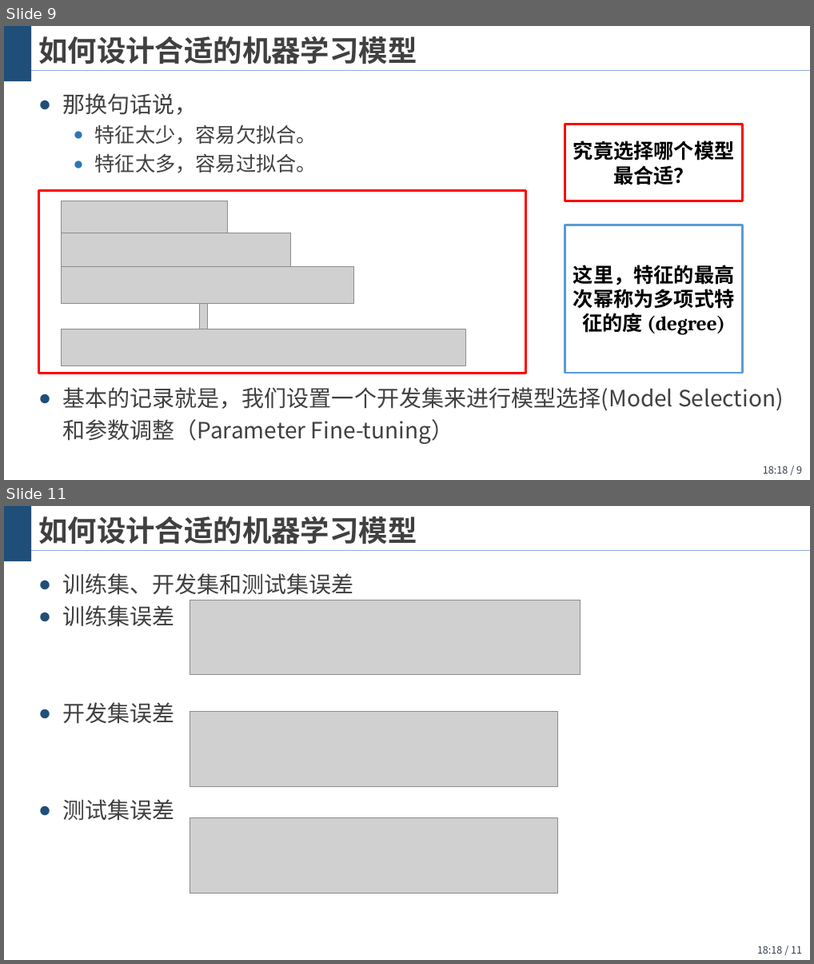
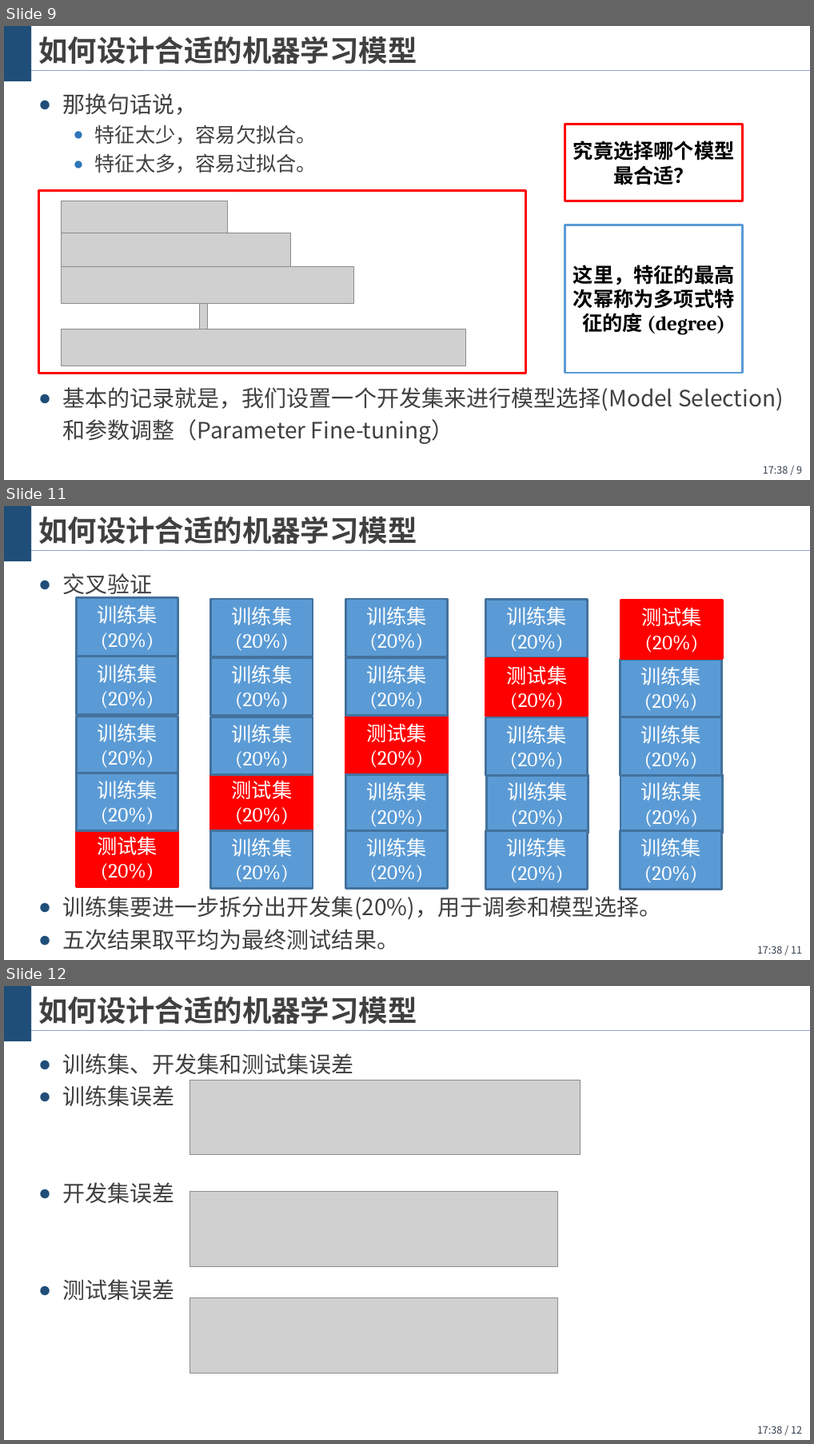
Before and after one commit to wangjin0818/Artificial_Intelligence_2021, a slide deck: chapter 04 - kNN，Naive Bayes，Decision Tree and Random Forest/统计机器学习方法.pptx. Shown one above the other, each under a label of ours: slides 9 and 11 before the commit, slides 9, 11 and 12 after it; the slides between them are not shown. The pictures are 814x964 and 814x1444 pixels, drawn with LibreOffice and Linux fonts; fonts in the diff are those of the drawing; grey boxes stand for pictures; background and template pictures are left out. Boxes give left, top, right and bottom in pixels: in the first picture for what was removed or moved away, otherwise in the second. Text is boxed around its words. In the diff, an @@ line names an element or a change of style, - is before the commit and + after.

```diff
--- a/chapter 04 - kNN，Naive Bayes，Decision Tree and Random Forest/统计机器学习方法.pptx
+++ b/chapter 04 - kNN，Naive Bayes，Decision Tree and Random Forest/统计机器学习方法.pptx
@@ slide 11 added at bbox=[4, 506, 810, 960], background #FFFFFF; not listed: 3 template elements that a slide beside it also shows @@
@@ title added at bbox=[38, 516, 417, 544], 26 pt, text #404040, bold @@
+如何设计合适的机器学习模型
@@ text added at bbox=[62, 573, 662, 950], 20 pt, text #404040 @@
+● 交叉验证
+● 训练集要进一步拆分出开发集(20%)，用于调参和模型选择。
+● 五次结果取平均为最终测试结果。
@@ rectangle added at bbox=[77, 598, 178, 656], fill #5B9BD5, outline #43739E 2 pt, 18 pt, text #FFFFFF @@
+训练集
+(20%)
@@ rectangle added at bbox=[211, 599, 313, 656], fill #5B9BD5, outline #43739E 2 pt, 18 pt, text #FFFFFF @@
+训练集
+(20%)
@@ rectangle added at bbox=[346, 599, 447, 656], fill #5B9BD5, outline #43739E 2 pt, 18 pt, text #FFFFFF @@
+训练集
+(20%)
@@ rectangle added at bbox=[486, 600, 588, 658], fill #5B9BD5, outline #43739E 2 pt, 18 pt, text #FFFFFF @@
+训练集
+(20%)
@@ rectangle added at bbox=[621, 600, 722, 659], fill #FF0000, outline #FF0000 2 pt, 18 pt, text #FFFFFF @@
+测试集
+(20%)
@@ rectangle added at bbox=[77, 656, 178, 714], fill #5B9BD5, outline #43739E 2 pt, 18 pt, text #FFFFFF @@
+训练集
+(20%)
@@ rectangle added at bbox=[211, 658, 313, 716], fill #5B9BD5, outline #43739E 2 pt, 18 pt, text #FFFFFF @@
+训练集
+(20%)
@@ rectangle added at bbox=[346, 658, 447, 716], fill #5B9BD5, outline #43739E 2 pt, 18 pt, text #FFFFFF @@
+训练集
+(20%)
@@ rectangle added at bbox=[486, 659, 588, 716], fill #FF0000, outline #FF0000 2 pt, 18 pt, text #FFFFFF @@
+测试集
+(20%)
@@ rectangle added at bbox=[620, 660, 722, 717], fill #5B9BD5, outline #43739E 2 pt, 18 pt, text #FFFFFF @@
+训练集
+(20%)
@@ rectangle added at bbox=[77, 716, 178, 774], fill #5B9BD5, outline #43739E 2 pt, 18 pt, text #FFFFFF @@
+训练集
+(20%)
@@ rectangle added at bbox=[211, 716, 313, 775], fill #5B9BD5, outline #43739E 2 pt, 18 pt, text #FFFFFF @@
+训练集
+(20%)
@@ rectangle added at bbox=[346, 716, 447, 774], fill #FF0000, outline #FF0000 2 pt, 18 pt, text #FFFFFF @@
+测试集
+(20%)
@@ rectangle added at bbox=[486, 717, 588, 776], fill #5B9BD5, outline #43739E 2 pt, 18 pt, text #FFFFFF @@
+训练集
+(20%)
@@ rectangle added at bbox=[620, 717, 722, 776], fill #5B9BD5, outline #43739E 2 pt, 18 pt, text #FFFFFF @@
+训练集
+(20%)
@@ rectangle added at bbox=[77, 773, 178, 831], fill #5B9BD5, outline #43739E 2 pt, 18 pt, text #FFFFFF @@
+训练集
+(20%)
@@ rectangle added at bbox=[211, 773, 313, 831], fill #FF0000, outline #FF0000 2 pt, 18 pt, text #FFFFFF @@
+测试集
+(20%)
@@ rectangle added at bbox=[346, 775, 447, 832], fill #5B9BD5, outline #43739E 2 pt, 18 pt, text #FFFFFF @@
+训练集
+(20%)
@@ rectangle added at bbox=[486, 775, 588, 832], fill #5B9BD5, outline #43739E 2 pt, 18 pt, text #FFFFFF @@
+训练集
+(20%)
@@ rectangle added at bbox=[621, 775, 722, 832], fill #5B9BD5, outline #43739E 2 pt, 18 pt, text #FFFFFF @@
+训练集
+(20%)
@@ rectangle added at bbox=[77, 828, 178, 887], fill #FF0000, outline #FF0000 2 pt, 18 pt, text #FFFFFF @@
+测试集
+(20%)
@@ rectangle added at bbox=[211, 830, 313, 888], fill #5B9BD5, outline #43739E 2 pt, 18 pt, text #FFFFFF @@
+训练集
+(20%)
@@ rectangle added at bbox=[346, 830, 447, 888], fill #5B9BD5, outline #43739E 2 pt, 18 pt, text #FFFFFF @@
+训练集
+(20%)
@@ rectangle added at bbox=[486, 831, 588, 889], fill #5B9BD5, outline #43739E 2 pt, 18 pt, text #FFFFFF @@
+训练集
+(20%)
@@ rectangle added at bbox=[620, 831, 722, 889], fill #5B9BD5, outline #43739E 2 pt, 18 pt, text #FFFFFF @@
+训练集
+(20%)
@@ page number at bbox=[763, 465, 802, 473]: text changed @@
-18:18 / 9
+17:38 / 9
@@ what was slide 11 is now slide 12 @@
@@ page number at bbox=[758, 1425, 802, 1433]: text changed @@
-18:18 / 11
+17:38 / 12
```
Also in this commit, not shown: 2 slides changed, 7 other slides added, 2 slides removed, 1 other file.
